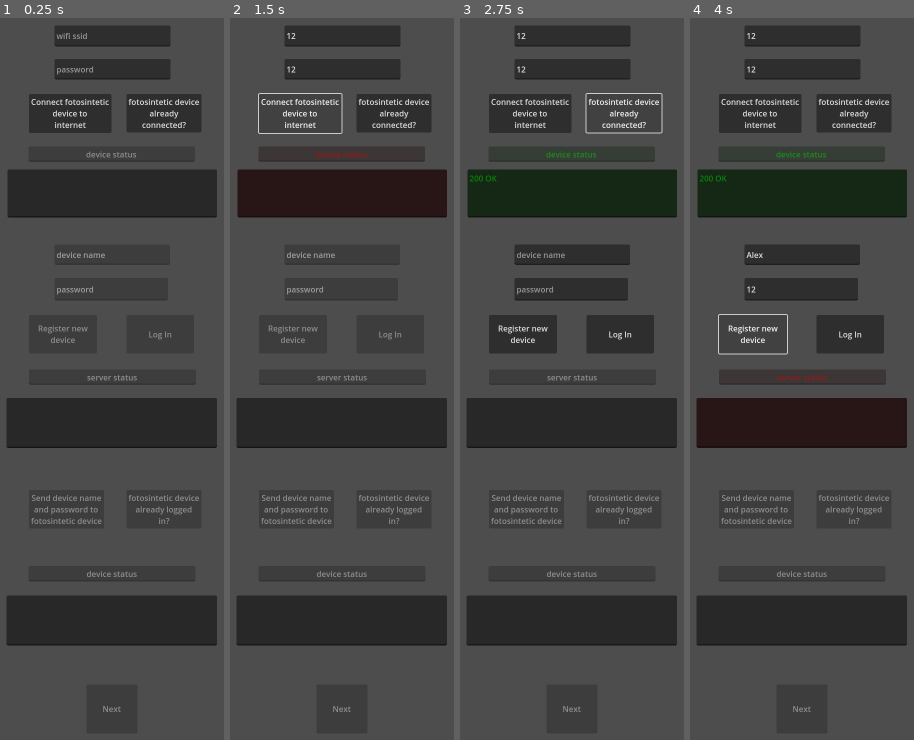
Above: before the commit, frames 1-4 (left to right).
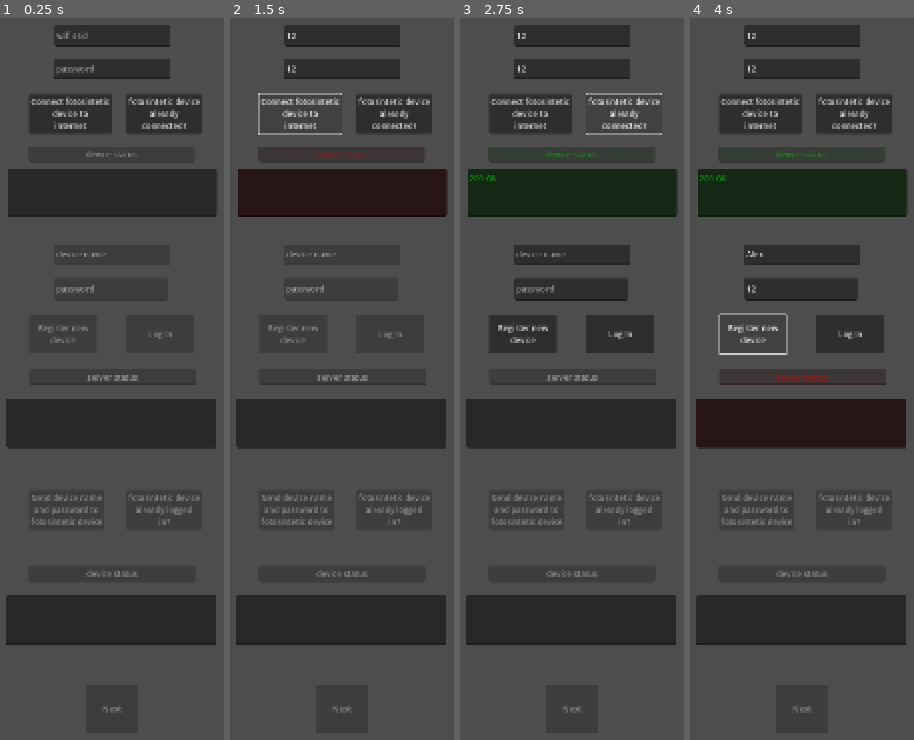
Above: after the commit, the same moments.

Repository: fotosintetic-ipn/fotosintetic-app
Game: Godot game, scene res://scenes/main.tscn
The game is run twice, just before and just after one commit, with the same random seed, the same clock (stepped at 60 frames per second) and the same inputs.
Inputs (mouse positions are in pixels of both pictures, inside the frame that each line leads up to):
- Up to frame 1 (0.25 s): no input
- Up to frame 2 (1.5 s): click (342, 32) at 0.52 s; type "12" at 0.6 s; click (342, 68) at 0.75 s; type "12" at 0.83 s; click "Connect fotosintetic device t…" at 1.25 s
- Up to frame 3 (2.75 s): click "fotosintetic device already c…" at 2 s
- Up to frame 4 (4 s): click (802, 256) at 2.77 s; type "Alex" at 2.85 s; click (802, 292) at 3 s; type "12" at 3.08 s; click "Register new device" at 3.5 s

The runs differ from the first frame. In frame 1, 2.5% of the frame differs, in the area x 2-97%, y 1-97%; in frame 2, 2.9%; in frame 3, 3.0%, in the area x 2-98%, y 2-97%; in frame 4, 2.9%.
Error in both runs: Invalid assignment of property or key 'editable' with value of type 'bool' on a base object of type 'null instance'. (res://scripts/main/main.gd:67)

Commit message:
Added support for more sensors

Diff:
--- a/project.godot
+++ b/project.godot
@@ -12,18 +12,19 @@
 
 config/name="fotosintetic"
 run/main_scene="res://scenes/main.tscn"
-config/features=PackedStringArray("4.2", "Mobile")
+config/features=PackedStringArray("4.4", "Mobile")
 config/icon="res://icon.svg"
 
 [display]
 
 window/size/viewport_width=720
 window/size/viewport_height=1600
+window/stretch/mode="canvas_items"
 window/handheld/orientation=1
 
 [editor_plugins]
 
-enabled=PackedStringArray()
+enabled=PackedStringArray("res://addons/easy_charts/plugin.cfg")
 
 [rendering]
 
--- a/scenes/graph.tscn
+++ b/scenes/graph.tscn
@@ -1,20 +1,10 @@
-[gd_scene load_steps=3 format=3 uid="uid://bnljcgl6vw5le"]
+[gd_scene load_steps=2 format=3 uid="uid://bnljcgl6vw5le"]
 
-[ext_resource type="Script" path="res://scripts/graph/graph.gd" id="1_4055q"]
-[ext_resource type="PackedScene" uid="uid://dlwq4kmdb3bhs" path="res://addons/easy_charts/control_charts/chart.tscn" id="2_kqrmr"]
+[ext_resource type="Script" uid="uid://cqpd6v62qxdga" path="res://scripts/graph/graph.gd" id="1_4055q"]
 
 [node name="root" type="Node2D"]
 script = ExtResource("1_4055q")
 
 [node name="request" type="HTTPRequest" parent="."]
 
-[node name="Chart" parent="." instance=ExtResource("2_kqrmr")]
-visible = false
-offset_left = 24.0
-offset_top = 32.0
-offset_right = 691.0
-offset_bottom = 1052.0
-grow_horizontal = 2
-grow_vertical = 2
-
 [connection signal="request_completed" from="request" to="." method="_on_request_completed"]
--- a/scenes/main.tscn
+++ b/scenes/main.tscn
@@ -1,10 +1,12 @@
 [gd_scene load_steps=2 format=3 uid="uid://cgotsvr67h3x7"]
 
-[ext_resource type="Script" path="res://scripts/main/main.gd" id="1_g5tus"]
+[ext_resource type="Script" uid="uid://dosg3fqohgpvd" path="res://scripts/main/main.gd" id="1_g5tus"]
 
 [node name="root" type="Node2D"]
 position = Vector2(360, 500)
 script = ExtResource("1_g5tus")
+server_url = null
+fotosintetic_url = null
 metadata/_edit_horizontal_guides_ = [-48.0]
 metadata/_edit_vertical_guides_ = [360.0, 527.0]
 
--- a/scripts/graph/graph.gd
+++ b/scripts/graph/graph.gd
@@ -1,9 +1,17 @@
 extends Node2D
 
-@onready var chart: Chart = $Chart
+@onready var chart_scn: PackedScene = load("res://addons/easy_charts/control_charts/chart.tscn")
+var soil_chart: Chart
+var ambient_chart: Chart
+var trunk_chart: Chart
 
-var to_plot: Array
-var ph: Function
+var ph_func: Function
+var humidity_func: Function
+var temperature_func: Function
+var roll_func: Function
+var pitch_func: Function
+var moisture_func: Function
+var wind_func: Function
 
 var device_name
 var password
@@ -13,10 +21,35 @@
 var response: Dictionary
 var data_available: bool = false
 var last_id = 0
+
 var time: PackedFloat32Array = ArrayOperations.multiply_float(range(0, 101, 1), 1.0)
-var ph_value: Array = ArrayOperations.multiply_float(range(0, 101, 1), 1)
+
+var ph: Array = ArrayOperations.multiply_float(range(0, 101, 1), 1.0)
+var ambient_humidity: Array = ArrayOperations.multiply_float(range(0, 101, 1), 1.0)
+var ambient_temperature: Array = ArrayOperations.multiply_float(range(0, 101, 1), 1.0)
+var roll: Array = ArrayOperations.multiply_float(range(0, 101, 1), 1.0)
+var pitch: Array = ArrayOperations.multiply_float(range(0, 101, 1), 1.0)
+var moisture: Array = ArrayOperations.multiply_float(range(0, 101, 1), 1.0)
+var wind_speed: Array = ArrayOperations.multiply_float(range(0, 101, 1), 1.0)
 
 func _ready():
+	soil_chart = chart_scn.instantiate()
+	ambient_chart = chart_scn.instantiate()
+	trunk_chart = chart_scn.instantiate()
+	var size: Vector2 = Vector2(670, 450)
+	var pos: Vector2 = Vector2(25, 25)
+	soil_chart.size = size
+	soil_chart.position = pos
+	pos.y += 500
+	ambient_chart.size = size
+	ambient_chart.position = pos
+	pos.y += 500
+	trunk_chart.size = size
+	trunk_chart.position = pos
+	$".".add_child(soil_chart)
+	$".".add_child(ambient_chart)
+	$".".add_child(trunk_chart)
+
 	var file = FileAccess.open("user://data.dat", FileAccess.READ)
 	device_name = file.get_as_text().substr(0, file.get_as_text().find("\n"))
 	password = file.get_as_text().substr(file.get_as_text().find("\n") + 1)
@@ -30,28 +63,61 @@
 	cp.colors.ticks = Color("#283442")
 	cp.colors.text = Color.WHITE_SMOKE
 	cp.draw_bounding_box = false
-	cp.title = "pH"
+	cp.title = "Soil status"
 	cp.x_label = "Time"
 	cp.y_label = "Sensor values"
 	cp.x_scale = 10
 	cp.y_scale = 10
 	cp.interactive = true
 	cp.max_samples = 100
+	ph_func = Function.new(time, ph, "pH", {
+		color = Color(0, 0, 1),
+		marker = Function.Marker.CIRCLE,
+		type = Function.Type.LINE,
+		interpolation = Function.Interpolation.SPLINE
+	})
+	humidity_func = Function.new(time, ambient_humidity, "Ambient Moisture", {
+		color = Color(0, 0.5, 1),
+		marker = Function.Marker.SQUARE,
+		type = Function.Type.LINE,
+		interpolation = Function.Interpolation.SPLINE
+	})
+	temperature_func = Function.new(time, ambient_temperature, "Ambient temperature", {
+		color = Color(1, 0, 0),
+		marker = Function.Marker.SQUARE,
+		type = Function.Type.LINE,
+		interpolation = Function.Interpolation.SPLINE
+	})
+	roll_func = Function.new(time, roll, "Roll", {
+		color = Color(1, 0.5, 0),
+		marker = Function.Marker.CROSS,
+		type = Function.Type.LINE,
+		interpolation = Function.Interpolation.SPLINE
+	})
+	pitch_func = Function.new(time, pitch, "Pitch", {
+		color = Color(0.6, 0.2, 0.8),
+		marker = Function.Marker.CROSS,
+		type = Function.Type.LINE,
+		interpolation = Function.Interpolation.SPLINE
+	})
+	moisture_func = Function.new(time, moisture, "Soil Moisture", {
+		color = Color(0, 0.6, 0),
+		marker = Function.Marker.CIRCLE,
+		type = Function.Type.LINE,
+		interpolation = Function.Interpolation.SPLINE
+	})
+	wind_func = Function.new(time, wind_speed, "Wind Speed", {
+		color = Color(0.8, 0.8, 0.8),
+		marker = Function.Marker.CIRCLE,
+		type = Function.Type.LINE,
+		interpolation = Function.Interpolation.SPLINE
+	})
 
-	ph = Function.new(time, ph_value, "pH",
-		{
-			color = Color(0, 0, 1), 		# The color associated to this function
-			marker = Function.Marker.CIRCLE, 	# The marker that will be displayed for each drawn point (x,y)
-											# since it is `NONE`, no marker will be shown.
-			type = Function.Type.LINE, 		# This defines what kind of plotting will be used,
-											# in this case it will be a Linear Chart.
-			interpolation = Function.Interpolation.STAIR	# Interpolation mode, only used for
-															# Line Charts and Area Charts.
-		}
-	)
-
-
-	chart.plot([ph], cp)
+	soil_chart.plot([ph_func, moisture_func], cp)
+	cp.title = "Ambient status"
+	ambient_chart.plot([humidity_func, temperature_func, wind_func], cp)
+	cp.title = "Trunk status"
+	trunk_chart.plot([pitch_func, roll_func], cp)
 
 func _process(delta):
 	if(!data_available):
@@ -61,22 +127,55 @@
 			timer = 0
 		return
 
-	ph_value = []
+	ph = []
+	ambient_humidity = []
+	ambient_temperature = []
+	roll = []
+	pitch = []
+	moisture = []
+	wind_speed = []
 
 	var dataset_length: int = response["data"].size()
 	for i in range(1, dataset_length + 1, 1):
 		for ii in range(0, response["data"][dataset_length - i]["ph"].size(), 1):
-			ph_value.push_back(response["data"][dataset_length - i]["ph"][ii])
-			print(response["data"][dataset_length - i]["ph"][ii])
+			ph.push_back(response["data"][dataset_length - i]["ph"][ii])
+			ambient_humidity.push_back(response["data"][dataset_length - i]["ambient_humidity"][ii])
+			ambient_temperature.push_back(response["data"][dataset_length - i]["ambient_temperature"][ii])
+			roll.push_back(response["data"][dataset_length - i]["roll"][ii])
+			pitch.push_back(response["data"][dataset_length - i]["pitch"][ii])
+			moisture.push_back(response["data"][dataset_length - i]["moisture"][ii])
+			wind_speed.push_back(response["data"][dataset_length - i]["wind_speed"][ii])
 
-	for i in ph.count_points():
-		ph.remove_point(0)
+	while ph_func.count_points() > 0:
+		ph_func.remove_point(0)
+	while humidity_func.count_points() > 0:
+		humidity_func.remove_point(0)
+	while temperature_func.count_points() > 0:
+		temperature_func.remove_point(0)
+	while roll_func.count_points() > 0:
+		roll_func.remove_point(0)
+	while pitch_func.count_points() > 0:
+		pitch_func.remove_point(0)
+	while moisture_func.count_points() > 0:
+		moisture_func.remove_point(0)
+	while wind_func.count_points() > 0:
+		wind_func.remove_point(0)
 
-	for i in range(0, ph_value.size(), 1):
-		ph.add_point(i, ph_value[i])
+	for i in range(0, ph.size(), 1):
+		ph_func.add_point(i, ph[i])
+		humidity_func.add_point(i, ambient_humidity[i])
+		temperature_func.add_point(i, ambient_temperature[i])
+		roll_func.add_point(i, roll[i])
+		pitch_func.add_point(i, pitch[i])
+		moisture_func.add_point(i, moisture[i])
+		wind_func.add_point(i, wind_speed[i])
 
-	chart.queue_redraw()
-	chart.visible = true
+	soil_chart.queue_redraw()
+	soil_chart.visible = true
+	ambient_chart.queue_redraw()
+	ambient_chart.visible = true
+	trunk_chart.queue_redraw()
+	trunk_chart.visible = true
 	data_available = false
 
 
--- a/scripts/main/main.gd
+++ b/scripts/main/main.gd
@@ -1,7 +1,7 @@
 extends Node2D
 
-@export var server_url = "http://127.0.0.1:18080"
-@export var fotosintetic_url = "http://192.168.4.1"
+@export var server_url: String = "http://127.0.0.1:18080"
+@export var fotosintetic_url: String = "http://192.168.4.1"
 var device_name: String
 var password: String
 
Not shown, added: scripts/graph/graph.gd.uid
Not shown, added: scripts/main/main.gd.uid
